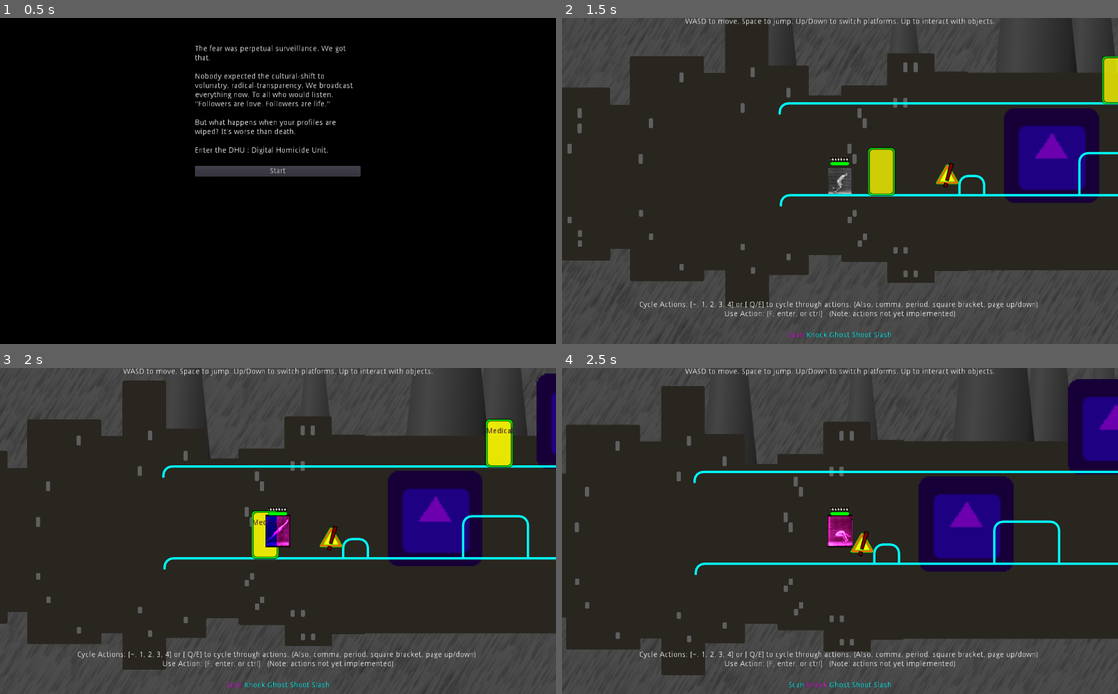
Above: before the commit, frames 1-4 (two rows, left to right).
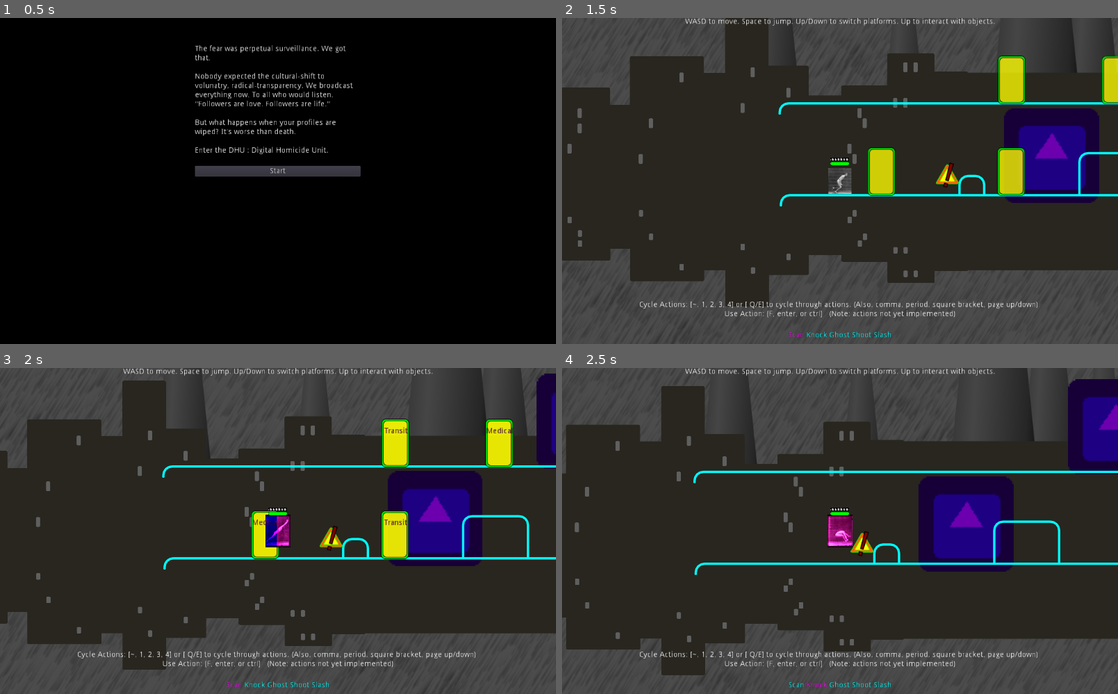
Above: after the commit, the same moments.

Repository: godot-wildlings/cyberpunk-jam-2019
Game: Godot game, scene res://Main.tscn
The game is run twice, just before and just after one commit, with the same random seed, the same clock (stepped at 60 frames per second) and the same inputs. The engine's default icon, where the game draws it, is replaced by a stand-in: a white triangle on a blue panel in a dark square.
Inputs:
- Up to frame 1 (0.5 s): no input
- Up to frame 2 (1.5 s): click "Start" at 0.5 s; tap Enter at 1.25 s; hold D (mv_right) from 1.28 s (still down); tap ` (action_0) at 1.35 s
- Up to frame 3 (2 s): keep holding D (mv_right); tap Space (jump) at 1.52 s
- Up to frame 4 (2.5 s): release D (mv_right) at 2.03 s; hold S (mv_down) from 2.03 s (still down); tap 1 (action_1) at 2.1 s; tap Space (jump) at 2.27 s

Frame 1 is identical in both runs. In frame 2, 1.5% of the frame differs, in the area x 78-84%, y 11-55%; in frame 3, 1.5%, in the area x 68-74%, y 15-59%; in frame 4, nothing differs.

Commit message:
added shortcut doors
(move players somewhere else on the same level)

Diff:
--- a/Levels/Level1.tscn
+++ b/Levels/Level1.tscn
@@ -38,8 +38,10 @@
 [node name="CanvasLayer" type="CanvasLayer" parent="."]
 
 [node name="ParallaxBackground" type="ParallaxBackground" parent="CanvasLayer"]
+editor/display_folded = true
 
 [node name="Far" type="ParallaxLayer" parent="CanvasLayer/ParallaxBackground"]
+editor/display_folded = true
 modulate = Color( 0.298039, 0.298039, 0.298039, 1 )
 motion_scale = Vector2( 0.5, 1 )
 
@@ -75,6 +77,7 @@
 region_rect = Rect2( 0, 0, 3260, 982 )
 
 [node name="Med" type="ParallaxLayer" parent="CanvasLayer/ParallaxBackground"]
+editor/display_folded = true
 modulate = Color( 0.376471, 0.376471, 0.376471, 1 )
 motion_scale = Vector2( 0.75, 1 )
 
@@ -108,6 +111,7 @@
 region_rect = Rect2( 0, 0, 8892, 652 )
 
 [node name="Near" type="ParallaxLayer" parent="CanvasLayer/ParallaxBackground"]
+editor/display_folded = true
 modulate = Color( 0.427451, 0, 0.690196, 1 )
 
 [node name="Sprite" type="Sprite" parent="CanvasLayer/ParallaxBackground/Near"]
@@ -253,6 +257,25 @@
 [node name="Door5" parent="InteractiveObjects" instance=ExtResource( 8 )]
 position = Vector2( 2426.43, 485.524 )
 
+[node name="elevator" parent="InteractiveObjects" instance=ExtResource( 8 )]
+editor/display_folded = true
+position = Vector2( 418.706, 487.606 )
+
+[node name="Interaction" parent="InteractiveObjects/elevator" index="0"]
+door_type = 4
+
+[node name="exit" parent="InteractiveObjects/elevator" index="6"]
+position = Vector2( 0.857361, -168.903 )
+
+[node name="elevator2" parent="InteractiveObjects" instance=ExtResource( 8 )]
+position = Vector2( 419.563, 318.703 )
+
+[node name="Interaction" parent="InteractiveObjects/elevator2" index="0"]
+door_type = 4
+
+[node name="exit" parent="InteractiveObjects/elevator2" index="6"]
+position = Vector2( -0.857391, 169.76 )
+
 [node name="Player" parent="." instance=ExtResource( 9 )]
 position = Vector2( 63.467, 504.563 )
 
@@ -265,3 +288,7 @@
 [node name="Enemy2" parent="Enemies" instance=ExtResource( 10 )]
 position = Vector2( 858.229, 501.343 )
 [connection signal="body_entered" from="ResetZone/ResetArea" to="." method="_on_ResetArea_body_entered"]
+
+[editable path="InteractiveObjects/elevator"]
+
+[editable path="InteractiveObjects/elevator2"]
--- a/Scenery/Door.tscn
+++ b/Scenery/Door.tscn
@@ -182,5 +182,7 @@
 margin_right = 39.1515
 margin_bottom = -14.6788
 rect_min_size = Vector2( 75, 0 )
-text = "Medical"
+text = "Door"
 align = 1
+
+[node name="exit" type="Position2D" parent="."]
--- a/Scenery/DoorInteraction.gd
+++ b/Scenery/DoorInteraction.gd
@@ -4,23 +4,27 @@
 	ammo,
 	health,
 	portal,
-	cutscene
+	cutscene,
+	shortcut
 }
 
 var door_names : Dictionary = {
 	door_types.ammo : "Guns",
 	door_types.health : "Medical",
 	door_types.portal : "101",
-	door_types.cutscene : "303"
+	door_types.cutscene : "303",
+	door_types.shortcut : "Transit"
 }
 
 export (door_types) var door_type = door_types.health
 export var amount : float = 100
 export var scene : PackedScene
 
+onready var door : Area2D
+
 # Called when the node enters the scene tree for the first time.
 func _ready():
-	pass # Replace with function body.
+	door = get_parent()
 
 func get_name() -> String:
 	return door_names[door_type]
@@ -42,3 +46,6 @@
 
 	elif door_type == door_types.portal:
 		Game.main.load_level(scene)
+
+	elif door_type == door_types.shortcut:
+		Game.player.set_global_position(door.get_node("exit").get_global_position())
